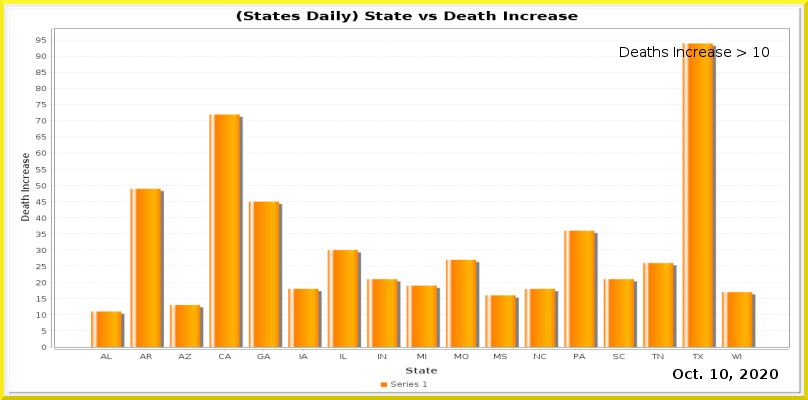
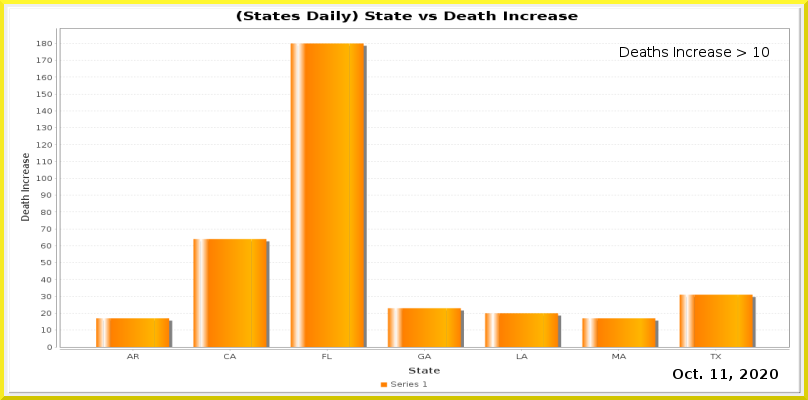
The second (808, 400) image is a revision of the first. Changes to its layers:
painted on "Current Date" over [720, 369, 728, 379]
painted on "Date_vs_TestIncrease.png" over [36, 28, 789, 374]
